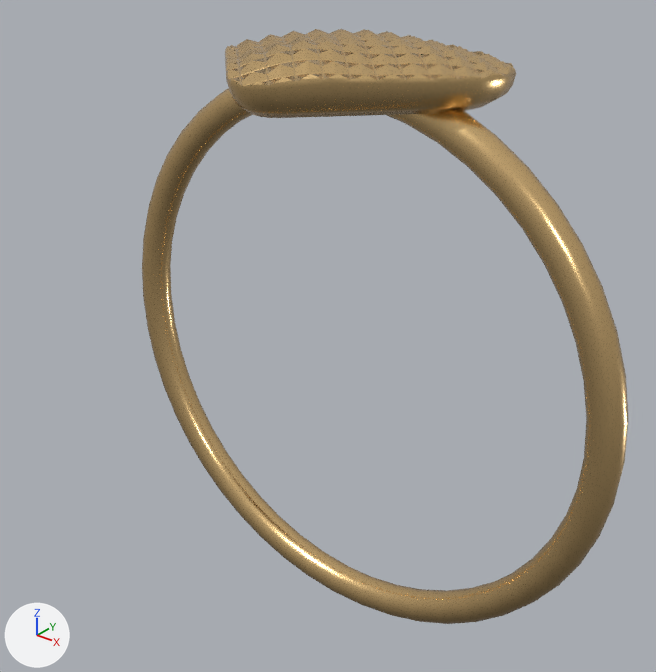
Before and after pictures for a commit that changed the glTF model Models/Outputs/18k Mini Diamond Heart Ring/HeartRing.glb.
One viewpoint serves both versions: a 50 mm camera at (1.9, -2.47, 1.63) aimed at (-0.05, -0.03, 0.11). Every picture has the same lights, and +X, +Y and +Z are marked at lower left. Vertices at the same position are counted once.

In view in the first picture: 'HeartRing'.
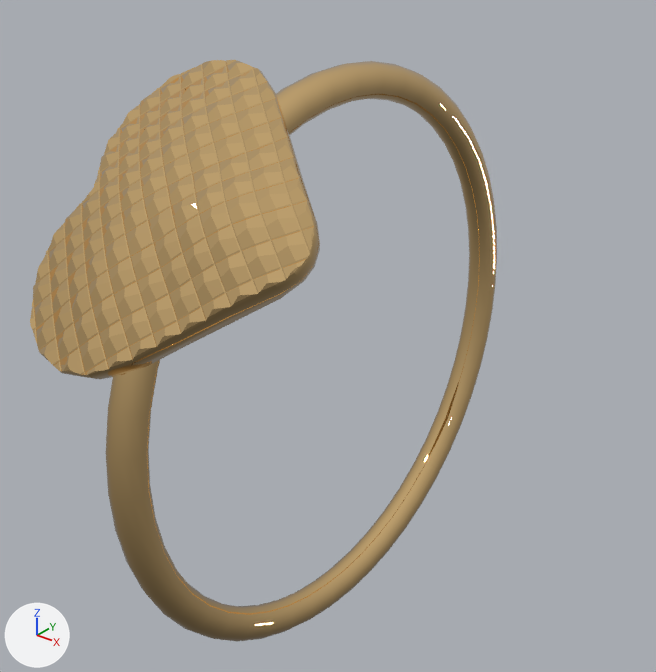
Changed parts and their boxes [x1, y1, x2, y2] in the pictures (656 x 672 px):
```json
{"object": "HeartRing", "change": "surface changed, reshaped", "before": [142, 29, 628, 624], "after": [30, 60, 497, 641]}
```

Edits to the scene script, one JSON object a line:
```json
{"op": "set", "path": "mat_gold.roughness", "old": "0.25", "new": "0.0"}
{"block": "me_plane_001", "where": "me_plane_001.from_pydata(...)  # 2656 vertices, 5308 faces; spans x -1.12..1.12, y -0.5..0.41, z -1.12..1.22"}
{"block": "me_plane_001", "where": "# used by ob_heartring; location = (0.0, 0.0, 0.0)"}
{"block": "me_plane_001", "change": "me_plane_001 part 1: the whole mesh is multiplied about the mesh origin by the matrix ((0.0, -1.0, 0.0), (0.707, 0.0, -0.707), (0.707, 0.0, 0.707))"}
```
